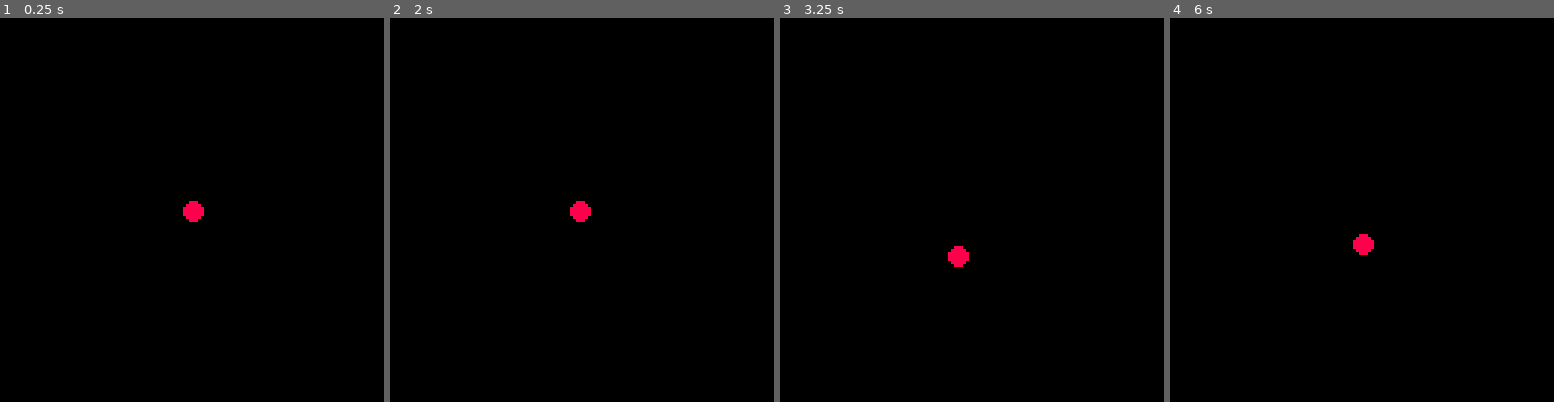
Above: before the commit, frames 1-4 (left to right).
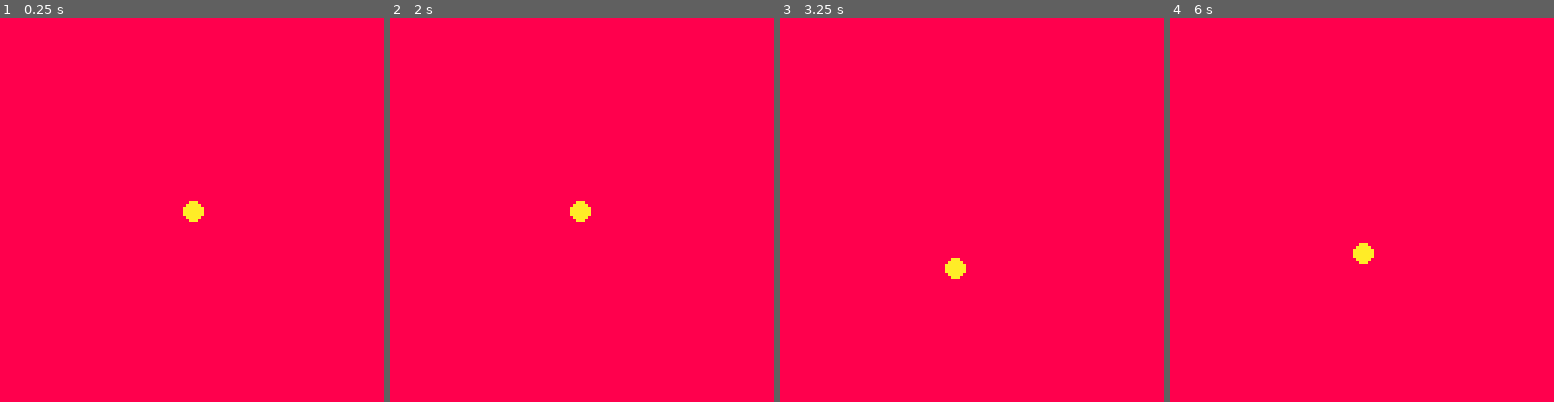
Above: after the commit, the same moments.

Repository: joaquimgamero/pico8-experiments
Game: PICO-8 cartridge snake.p8
Two runs of this game, one before a commit and one after it. Both use one fixed random seed, a clock stepped at 60 frames per second and the inputs below.
Inputs:
- Up to frame 1 (0.25 s): no input
- Up to frame 2 (2 s): hold Left from 1.97 s (still down)
- Up to frame 3 (3.25 s): release Left at 2.37 s; hold Down 2.42-2.82 s; hold Right from 2.87 s (still down)
- Up to frame 4 (6 s): release Right at 3.53 s; hold Up 3.58-4.08 s; hold Right 4.13-4.53 s; hold Down 4.58-5.08 s; hold Left 5.13-5.8 s; hold Up from 5.85 s (still down)

The runs differ from the first frame. In frame 1, 100% of the frame differs, in the area x 0-100%, y 0-100%; in frame 2, 100%; in frame 3, 100%; in frame 4, 100%.

Commit message:
chore: improve acc/friction parameters

Diff:
--- a/snake.p8
+++ b/snake.p8
@@ -11,7 +11,7 @@
 	 y=64,
 	 dx=0,
 	 dy=0,
-	 acc=0.4,
+	 acc=0.5,
 	}
 end
 
@@ -24,17 +24,19 @@
  if (btn(⬆️)) snk.dy-=snk.acc
  if (btn(⬇️)) snk.dy+=snk.acc
 
+	-- add speed
 	snk.x+=snk.dx
 	snk.y+=snk.dy
 
+	-- relax using friction
 	snk.dx*=friction
 	snk.dy*=friction
 end
 
 function _draw()
-	cls()
+	cls(8)
 
-	circfill(snk.x,snk.y,3,8)
+	circfill(snk.x,snk.y,3,10)
 end
 __gfx__
 00000000000000000000000000000000000000000000000000000000000000000000000000000000000000000000000000000000000000000000000000000000
